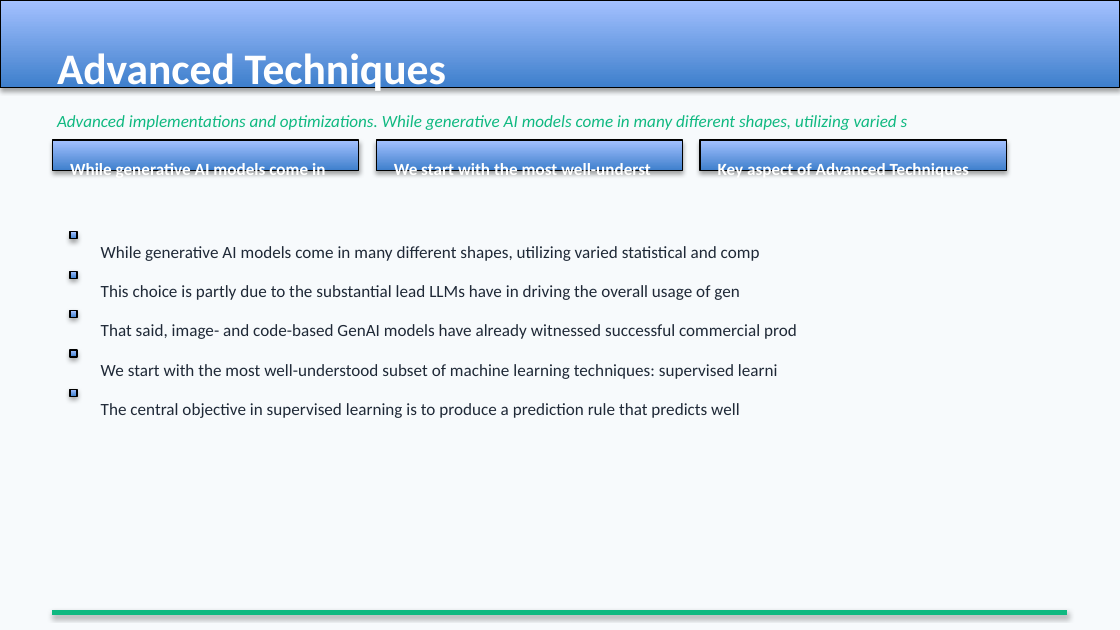
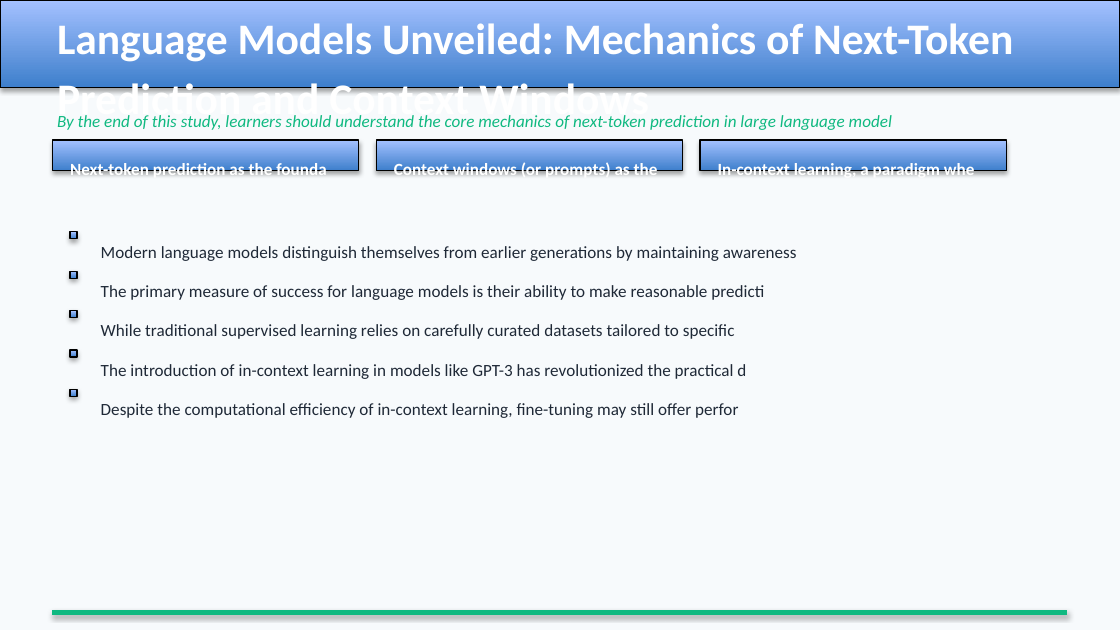
Before and after one commit to MahmoudAlyosify/Automated-Multimodal-Agent-PDF-to-Narrated-PowerPoint, a slide deck: slide 7 of Agentic Systems/6- PPTX Builder Agent/lecture.pptx. Drawn at 1120x630 pixels with LibreOffice and Linux fonts; fonts in the diff are those of the drawing. Boxes give left, top, right and bottom in pixels: in the first picture for what was removed or moved away, otherwise in the second. Text is boxed around its words. In the diff, an @@ line names an element or a change of style, - is before the commit and + after.

```diff
--- a/Agentic Systems/6- PPTX Builder Agent/lecture.pptx
+++ b/Agentic Systems/6- PPTX Builder Agent/lecture.pptx
@@ text at [57, 23, 1013, 125]: text changed @@
-Advanced Techniques
+Language Models Unveiled: Mechanics of Next-Token Prediction and Context Windows
@@ text at [57, 115, 892, 130]: text changed @@
-Advanced implementations and optimizations. While generative AI models come in many different shapes, utilizing varied s
+By the end of this study, learners should understand the core mechanics of next-token prediction in large language model
@@ text at [70, 161, 326, 180]: text changed @@
-While generative AI models come in
+Next-token prediction as the founda
@@ text at [394, 161, 658, 180]: text changed @@
-We start with the most well-underst
+Context windows (or prompts) as the
@@ text at [718, 161, 975, 180]: text changed @@
-Key aspect of Advanced Techniques
+In-context learning, a paradigm whe
@@ text at [101, 246, 797, 261]: text changed @@
-While generative AI models come in many different shapes, utilizing varied statistical and comp
+Modern language models distinguish themselves from earlier generations by maintaining awareness
@@ text at [101, 285, 764, 300]: text changed @@
-This choice is partly due to the substantial lead LLMs have in driving the overall usage of gen
+The primary measure of success for language models is their ability to make reasonable predicti
@@ text at [101, 324, 735, 339]: text changed @@
-That said, image- and code-based GenAI models have already witnessed successful commercial prod
+While traditional supervised learning relies on carefully curated datasets tailored to specific
@@ text at [101, 364, 746, 379]: text changed @@
-We start with the most well-understood subset of machine learning techniques: supervised learni
+The introduction of in-context learning in models like GPT-3 has revolutionized the practical d
@@ text at [101, 403, 738, 418]: text changed @@
-The central objective in supervised learning is to produce a prediction rule that predicts well
+Despite the computational efficiency of in-context learning, fine-tuning may still offer perfor
```
Also in this commit, not shown: 7 other slides changed, 5 slides added, 5 slides removed, 14 other files.
